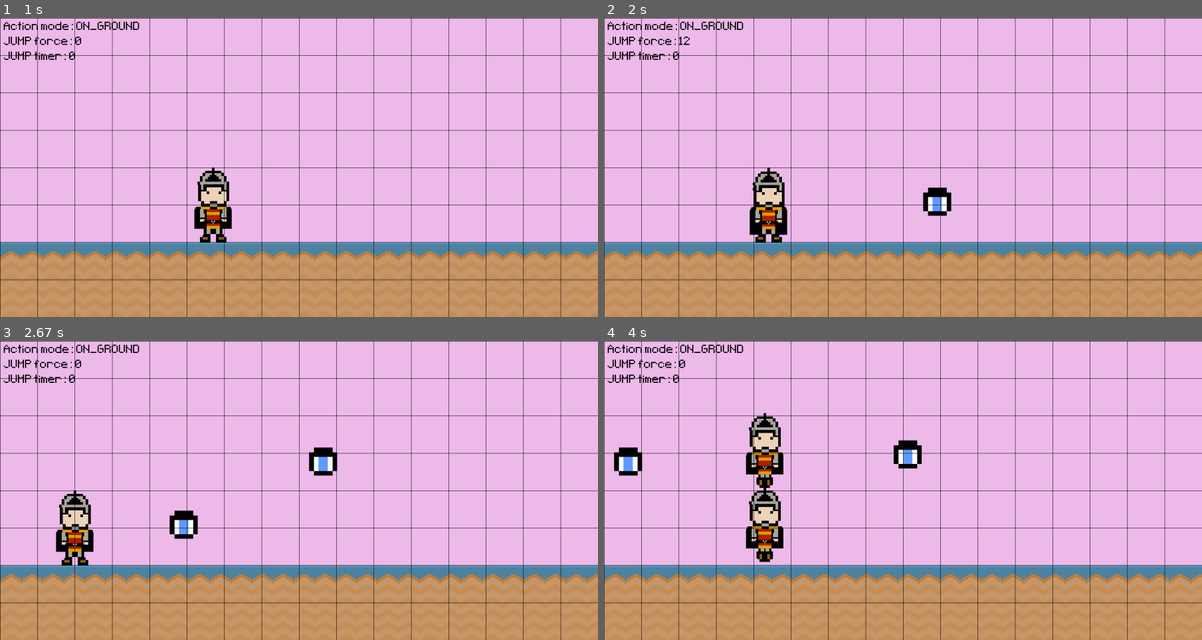
Above: before the commit, frames 1-4 (two rows, left to right).
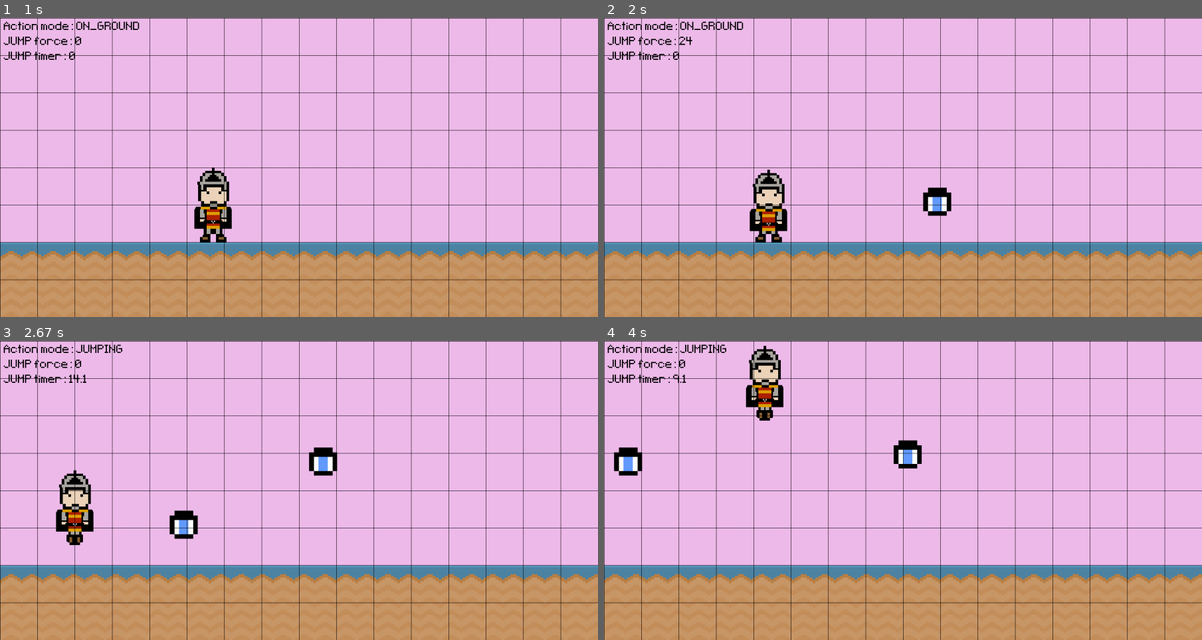
Above: after the commit, the same moments.

Repository: alo40/pygame_pininos
Game: pygame game, started from main_pininos.py
Two runs of this game, one before a commit and one after it. Both use one fixed random seed, a clock stepped at 60 frames per second and the inputs below.
Inputs:
- Up to frame 1 (1 s): hold Right 0.33-0.8 s; hold Right from 0.83 s (still down)
- Up to frame 2 (2 s): release Right at 1.3 s; hold Left 1.33-1.87 s; hold Down from 1.9 s (still down)
- Up to frame 3 (2.67 s): release Down at 2.2 s; hold Left 2.23-2.63 s
- Up to frame 4 (4 s): hold Right 2.67-3.3 s; hold Down 3.33-3.7 s; hold Left from 3.73 s (still down)

Frame 1 is identical in both runs. In frame 2, 0.5% of the frame differs, in the area x 12-31%, y 6-73%; in frame 3, 1.7%; in frame 4, 3.6%, in the area x 11-30%, y 1-74%.

Commit message:
refactored code for Hero Class

Diff:
--- a/main_pininos.py
+++ b/main_pininos.py
@@ -9,11 +9,13 @@
         super().__init__()
 
         # parameters
+        self.move_speed = 10
         self.jump_force = 0
         self.jump_force_max = 100
         self.jump_timer = 0
         self.jump_velocity = 0
         self.jump_pixel = 0
+        self.gravity = 10
         self.action = action.ON_GROUND
 
         # standing frames
@@ -65,18 +67,18 @@
 
     def walking(self):
 
-        global screen_width, screen_height
+        # global screen_width, screen_height
 
         # get key
         keys = pg.key.get_pressed()
 
         # press keyboard left
         if keys[pg.K_LEFT]:
-            self.rect.x -= move_speed
+            self.rect.x -= self.move_speed
 
         # press keyboard right
         elif keys[pg.K_RIGHT]:
-            self.rect.x += move_speed
+            self.rect.x += self.move_speed
 
         # reset position if screen limit is reached
         if self.rect.left > screen_width: self.rect.right = 0  # redraw hero on left end
@@ -89,7 +91,7 @@
 
         # jump force
         if keys[pg.K_DOWN] and self.action == action.ON_GROUND:
-            self.jump_force += 2  # force increase as long key held press
+            self.jump_force += 4  # force increase as long key held press
             if self.jump_force > self.jump_force_max:
                 self.jump_force = self.jump_force_max
 
@@ -114,7 +116,7 @@
             self.jump_timer += 0.5
 
         # jump in pixels
-        self.jump_pixel = - self.jump_velocity * self.jump_timer + 0.5 * gravity * self.jump_timer ** 2
+        self.jump_pixel = - self.jump_velocity * self.jump_timer + 0.5 * self.gravity * self.jump_timer ** 2
         self.rect.bottom = screen_height - ground_rect.height + self.jump_pixel
 
         # on ground action
@@ -124,9 +126,18 @@
             self.action = action.ON_GROUND
 
 
+# hero actions (using Enum)
+class action(Enum):
+    ON_GROUND = 1
+    JUMPING = 2
+    # FALLING = 3
+
 
 # game init
 pg.init()
+
+# set to True for game over / False for game active
+game_over = False
 
 # screen setup
 screen_width = 1600
@@ -148,31 +159,38 @@
 ground_rect = ground_surf.get_rect(bottomleft=(0, screen_height))
 
 # create sky surface
-# sky_surface = pg.image.load('graphics/sky.png')
 sky_surf = pg.Surface((screen_width, screen_height - ground_rect.height))
 sky_surf.fill('#EFBBEB')  # light purple
 
-# create hero surface/rectangle
-hero_frame0 = pg.image.load('graphics/soldier_simple_standing1.png').convert_alpha()  # standing
-hero_frame1 = pg.image.load('graphics/soldier_simple_standing2.png').convert_alpha()  # standing
-hero_frame2 = pg.image.load('graphics/soldier_simple_standing3.png').convert_alpha()  # standing
-hero_frame3 = pg.image.load('graphics/soldier_simple_standing2.png').convert_alpha()  # standing
-hero_frame4 = pg.image.load('graphics/soldier_simple_jumping2.png').convert_alpha()  # crounching
-hero_frame5 = pg.image.load('graphics/soldier_simple_jumping3.png').convert_alpha()  # crounching
-hero_frame6 = pg.image.load('graphics/soldier_simple_jumping4.png').convert_alpha()  # crounching
-hero_frame7 = pg.image.load('graphics/soldier_simple_jumping5.png').convert_alpha()  # crounching
-hero_frame8 = pg.image.load('graphics/soldier_simple_jumping6.png').convert_alpha()  # crounching
-hero_frame9 = pg.image.load('graphics/soldier_simple_jumping7.png').convert_alpha()  # crounching
-hero_frame10 = pg.image.load('graphics/soldier_simple_jumping8.png').convert_alpha()  # crounching
-hero_frame11 = pg.image.load('graphics/soldier_simple_jumping9.png').convert_alpha()  # crounching
-hero_frame12 = pg.image.load('graphics/soldier_simple_jumping10.png').convert_alpha()  # jumping
-hero_frames = [hero_frame0, hero_frame1, hero_frame2, hero_frame3,  # standing
-               hero_frame4, hero_frame5, hero_frame6, hero_frame7,  # crounching
-               hero_frame8, hero_frame9, hero_frame10, hero_frame11,  # crounching
-               hero_frame12]  # jumping
-hero_frame_index = 0
-hero_surf = hero_frames[hero_frame_index]
-hero_rect = hero_surf.get_rect(midbottom=(200, screen_height - ground_rect.height))
+# declare hero
+hero = pg.sprite.GroupSingle()
+hero.add(Hero())
+
+# hero action init
+hero_action = action.ON_GROUND
+
+
+# # create hero surface/rectangle
+# hero_frame0 = pg.image.load('graphics/soldier_simple_standing1.png').convert_alpha()  # standing
+# hero_frame1 = pg.image.load('graphics/soldier_simple_standing2.png').convert_alpha()  # standing
+# hero_frame2 = pg.image.load('graphics/soldier_simple_standing3.png').convert_alpha()  # standing
+# hero_frame3 = pg.image.load('graphics/soldier_simple_standing2.png').convert_alpha()  # standing
+# hero_frame4 = pg.image.load('graphics/soldier_simple_jumping2.png').convert_alpha()  # crounching
+# hero_frame5 = pg.image.load('graphics/soldier_simple_jumping3.png').convert_alpha()  # crounching
+# hero_frame6 = pg.image.load('graphics/soldier_simple_jumping4.png').convert_alpha()  # crounching
+# hero_frame7 = pg.image.load('graphics/soldier_simple_jumping5.png').convert_alpha()  # crounching
+# hero_frame8 = pg.image.load('graphics/soldier_simple_jumping6.png').convert_alpha()  # crounching
+# hero_frame9 = pg.image.load('graphics/soldier_simple_jumping7.png').convert_alpha()  # crounching
+# hero_frame10 = pg.image.load('graphics/soldier_simple_jumping8.png').convert_alpha()  # crounching
+# hero_frame11 = pg.image.load('graphics/soldier_simple_jumping9.png').convert_alpha()  # crounching
+# hero_frame12 = pg.image.load('graphics/soldier_simple_jumping10.png').convert_alpha()  # jumping
+# hero_frames = [hero_frame0, hero_frame1, hero_frame2, hero_frame3,  # standing
+#                hero_frame4, hero_frame5, hero_frame6, hero_frame7,  # crounching
+#                hero_frame8, hero_frame9, hero_frame10, hero_frame11,  # crounching
+#                hero_frame12]  # jumping
+# hero_frame_index = 0
+# hero_surf = hero_frames[hero_frame_index]
+# hero_rect = hero_surf.get_rect(midbottom=(200, screen_height - ground_rect.height))
 
 # create enemy_01 surface/rectangle
 enemy_01_frame1 = pg.image.load('graphics/eye_sprite1.png').convert_alpha()
@@ -191,8 +209,8 @@
 # enemy_02_surf = pg.image.load('graphics/ogre_ia_simple.png').convert_alpha()
 # enemy_02_rect = enemy_02_surf.get_rect(midbottom=(1000, height - ground_rect.height))
 
-# create a surface to draw the attack on
-attack_surf = pg.Surface((screen_width, screen_height), pg.SRCALPHA)
+# # create a surface to draw the attack on
+# attack_surf = pg.Surface((screen_width, screen_height), pg.SRCALPHA)
 
 # # set the time to display the attack
 # attack_display_time = 2000  # in milliseconds
@@ -210,28 +228,15 @@
 timer_enemy_01_animation = pg.USEREVENT + 3  # + 2 is used to avoid conflicts with pygame user events
 pg.time.set_timer(timer_enemy_01_animation, 200)  # tigger event in x ms
 
-# game parameters
+# # game parameters
 move_speed = 10  # overall movement speed
-gravity = 10  # overall gravity (not realistic)
-jump_velocity = 0
-jump_timer = 0
-jump_force = 0
-jump_y = 0
-game_over = False  # set to True for game over
-game_score = 0
-
-# hero actions (using Enum)
-class action(Enum):
-    ON_GROUND = 1
-    JUMPING = 2
-    FALLING = 3
-
-# declare hero
-hero = pg.sprite.GroupSingle()
-hero.add(Hero())
-
-# hero action init
-hero_action = action.ON_GROUND
+# gravity = 10  # overall gravity (not realistic)
+# jump_velocity = 0
+# jump_timer = 0
+# jump_force = 0
+# jump_y = 0
+# game_score = 0
+
 
 # game loop
 while True:
@@ -244,32 +249,32 @@
             pg.quit()
             exit()  # to close the while: True loop
 
-        ## EVENT: HERO ATTACK ##########################################################
-        elif event.type == pg.MOUSEBUTTONDOWN:
-            if event.button == 1:  # left mouse button
-
-                # get the position of the mouse click
-                mouse_pos = pg.mouse.get_pos()
-
-                # draw the attack on the attack surface at the mouse position
-                pg.draw.circle(attack_surf, 'Red', mouse_pos, 10)
-
-                # set the start time for the attack display
-                attack_start_time = pg.time.get_ticks()
+        # ## EVENT: HERO ATTACK ##########################################################
+        # elif event.type == pg.MOUSEBUTTONDOWN:
+        #     if event.button == 1:  # left mouse button
+        #
+        #         # get the position of the mouse click
+        #         mouse_pos = pg.mouse.get_pos()
+        #
+        #         # draw the attack on the attack surface at the mouse position
+        #         pg.draw.circle(attack_surf, 'Red', mouse_pos, 10)
+        #
+        #         # set the start time for the attack display
+        #         attack_start_time = pg.time.get_ticks()
 
         ## TIMER EVENT: HERO STANDING ANIMATION ########################################
         if event.type == timer_hero_standing_animation \
                 and not game_over \
-                and hero_action == action.ON_GROUND \
-                and jump_force == 0:  # to avoid conflict with crounch animtation
-
-            # change hero_frame_index: from 0 to 1 or form 1 to 0
-            hero_frame_index += 1
-            if hero_frame_index > 3:
-                hero_frame_index = 0
-
-            # update hero surface
-            hero_surf = hero_frames[hero_frame_index]
+                and hero.sprite.action == action.ON_GROUND \
+                and hero.sprite.jump_force == 0:  # to avoid conflict with crounch animtation
+
+            # # change hero_frame_index: from 0 to 1 or form 1 to 0
+            # hero_frame_index += 1
+            # if hero_frame_index > 3:
+            #     hero_frame_index = 0
+            #
+            # # update hero surface
+            # hero_surf = hero_frames[hero_frame_index]
 
             # update hero image
             hero.sprite.standing()
@@ -332,14 +337,14 @@
         if keys[pg.K_SPACE]:
 
             # restart hero and enemies position
-            hero_rect.x = 200
-            hero_rect.bottom = screen_height - ground_rect.height
+            hero.rect.x = 200
+            hero.rect.bottom = screen_height - ground_rect.height
             # enemy_02_rect.x = 1000
 
             # restart jump parameters
-            jump_velocity = 0
-            jump_timer = 0
-            jump_y = 0
+            hero.jump_velocity = 0
+            hero.jump_timer = 0
+            hero.jump_pixel = 0
 
             # reset game score
             game_score = 0
@@ -376,78 +381,78 @@
 
         ## HERO MOVEMENT: LEFT/RIGHT ###################################################
 
-        # draw hero
-        screen.blit(hero_surf, hero_rect)
+        # # draw hero
+        # screen.blit(hero_surf, hero_rect)
 
         # draw second hero using sprites
         hero.draw(screen)
         hero.update()
 
-        # Get the state of the keyboard
-        keys = pg.key.get_pressed()
-
-        # press keyboard left
-        if keys[pg.K_LEFT]:# and hero_action == action.ON_GROUND:
-            hero_rect.x -= move_speed
-
-        # press keyboard right
-        elif keys[pg.K_RIGHT]:# and hero_action == action.ON_GROUND:
-            hero_rect.x += move_speed
-
-        # reset position if screen limit is reached
-        if hero_rect.left > screen_width: hero_rect.right = 0  # redraw hero on left end
-        if hero_rect.right < 0: hero_rect.left = screen_width  # # redraw hero on right end
+        # # Get the state of the keyboard
+        # keys = pg.key.get_pressed()
+        #
+        # # press keyboard left
+        # if keys[pg.K_LEFT]:# and hero_action == action.ON_GROUND:
+        #     hero_rect.x -= move_speed
+        #
+        # # press keyboard right
+        # elif keys[pg.K_RIGHT]:# and hero_action == action.ON_GROUND:
+        #     hero_rect.x += move_speed
+        #
+        # # reset position if screen limit is reached
+        # if hero_rect.left > screen_width: hero_rect.right = 0  # redraw hero on left end
+        # if hero_rect.right < 0: hero_rect.left = screen_width  # # redraw hero on right end
 
         ## HERO MOVEMENT: JUMP #########################################################
 
-        # jump force
-        if keys[pg.K_DOWN] and hero_action == action.ON_GROUND:
-            jump_force += 3  # force increase as long key held press
-            if jump_force > 100:
-                jump_force = 100  # max jump force
-
-            # crounching animation
-            if jump_force < 10:
-                hero_frame_index = 4
-            elif jump_force < 20:
-                hero_frame_index = 5
-            elif jump_force < 30:
-                hero_frame_index = 6
-            elif jump_force < 40:
-                hero_frame_index = 7
-            elif jump_force < 50:
-                hero_frame_index = 8
-            elif jump_force < 60:
-                hero_frame_index = 9
-            elif jump_force < 70:
-                hero_frame_index = 10
-            elif jump_force < 80:
-                hero_frame_index = 11
-            hero_surf = hero_frames[hero_frame_index]
-
-        elif not hero_action == action.JUMPING:
-            jump_velocity = jump_force
-            jump_timer = 0.1  # initiate jump timer > 0
-            hero_action = action.JUMPING
-            jump_force = 0  # reset after key release
-
-        # jump gravity
-        jump_y = - jump_velocity * jump_timer + 0.5 * gravity * jump_timer ** 2
-        hero_rect.bottom = screen_height - ground_rect.height + jump_y
-
-        # on ground action
-        if hero_rect.bottom >= screen_height - ground_rect.height:
-            hero_rect.bottom = screen_height - ground_rect.height
-            jump_timer = 0  # reset jump timer
-            hero_action = action.ON_GROUND
-
-        # update jump timer
-        if jump_timer > 0 and hero_action == action.JUMPING:
-            jump_timer += 0.5
-
-            # jumping animation
-            hero_frame_index = 12
-            hero_surf = hero_frames[hero_frame_index]
+        # # jump force
+        # if keys[pg.K_DOWN] and hero_action == action.ON_GROUND:
+        #     jump_force += 3  # force increase as long key held press
+        #     if jump_force > 100:
+        #         jump_force = 100  # max jump force
+        #
+        #     # crounching animation
+        #     if jump_force < 10:
+        #         hero_frame_index = 4
+        #     elif jump_force < 20:
+        #         hero_frame_index = 5
+        #     elif jump_force < 30:
+        #         hero_frame_index = 6
+        #     elif jump_force < 40:
+        #         hero_frame_index = 7
+        #     elif jump_force < 50:
+        #         hero_frame_index = 8
+        #     elif jump_force < 60:
+        #         hero_frame_index = 9
+        #     elif jump_force < 70:
+        #         hero_frame_index = 10
+        #     elif jump_force < 80:
+        #         hero_frame_index = 11
+        #     hero_surf = hero_frames[hero_frame_index]
+        #
+        # elif not hero_action == action.JUMPING:
+        #     jump_velocity = jump_force
+        #     jump_timer = 0.1  # initiate jump timer > 0
+        #     hero_action = action.JUMPING
+        #     jump_force = 0  # reset after key release
+        #
+        # # jump gravity
+        # jump_y = - jump_velocity * jump_timer + 0.5 * gravity * jump_timer ** 2
+        # hero_rect.bottom = screen_height - ground_rect.height + jump_y
+        #
+        # # on ground action
+        # if hero_rect.bottom >= screen_height - ground_rect.height:
+        #     hero_rect.bottom = screen_height - ground_rect.height
+        #     jump_timer = 0  # reset jump timer
+        #     hero_action = action.ON_GROUND
+        #
+        # # update jump timer
+        # if jump_timer > 0 and hero_action == action.JUMPING:
+        #     jump_timer += 0.5
+        #
+        #     # jumping animation
+        #     hero_frame_index = 12
+        #     hero_surf = hero_frames[hero_frame_index]
 
         ## HERO ATTACK #################################################################
 
@@ -489,7 +494,7 @@
 
         # hero collision with enemy_01!
         for enemy_01_rect_index in enemy_01_rect_list:
-            if hero_rect.colliderect(enemy_01_rect_index):
+            if hero.sprite.rect.colliderect(enemy_01_rect_index):
                 text_collision = game_active_font.render('Enemy collision: GAME OVER!', False, 'Red')
                 screen.blit(text_collision, (650, 10))
                 # game_over = True  # GAME OVER!
@@ -507,9 +512,9 @@
 
     ## SCORE AND GRID LINES ############################################################
 
-    # count game score
-    if hero_rect.bottom < enemy_01_rect.top and hero_rect.x > enemy_01_rect.x:
-        game_score += 1
+    # # count game score
+    # if hero_rect.bottom < enemy_01_rect.top and hero_rect.x > enemy_01_rect.x:
+    #     game_score += 1
 
     # Draw the horizontal lines of the grid
     for y in range(0, screen_height, 100):
